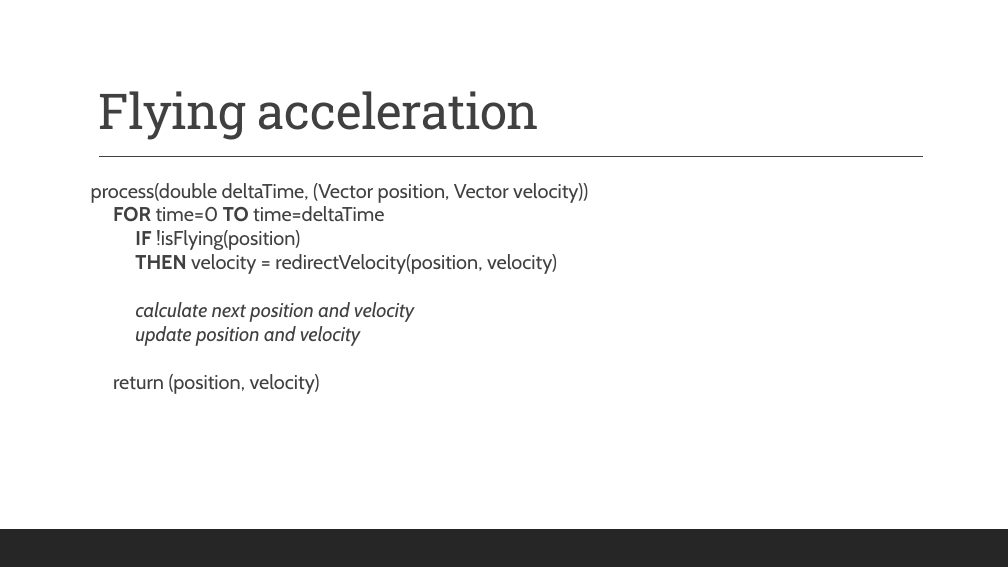
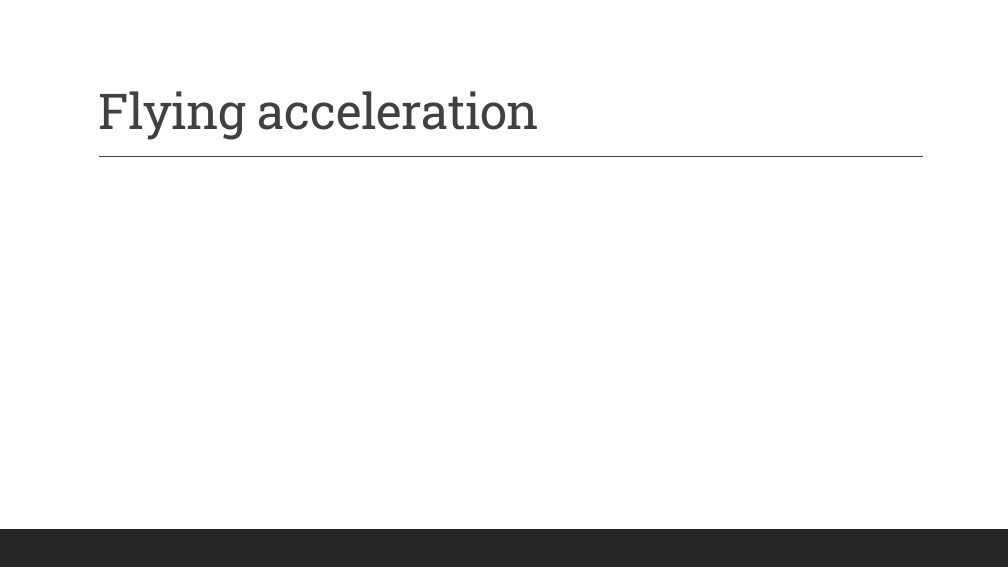
Before and after one commit to renesteeman/Project1-2_Group4, a slide deck: slide 12 of 04-PresentationThirdPhase.pptx (slide 13 before the commit). Drawn at 1008x567 pixels with LibreOffice and Linux fonts; fonts in the diff are those of the drawing; grey boxes stand for pictures. Boxes give left, top, right and bottom in pixels: in the first picture for what was removed or moved away, otherwise in the second. Text is boxed around its words. In the diff, an @@ line names an element or a change of style, - is before the commit and + after.

```diff
--- a/04-PresentationThirdPhase.pptx
+++ b/04-PresentationThirdPhase.pptx
@@ text removed at box(91, 183, 588, 394) @@
-process(double deltaTime, (Vector position, Vector velocity))
-FOR time=0 TO time=deltaTime
-IF !isFlying(position)
-THEN velocity = redirectVelocity(position, velocity)
-calculate next position and velocity
-update position and velocity
-return (position, velocity)
```
Also in this commit, not shown: 1 other slide changed, 1 slide removed.
